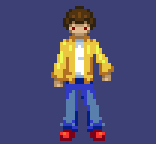
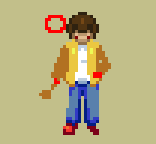
Revision of a layered 156px x 144px image; what changed, layer by layer:
added layer "Layer 3 copy" above "Layer 3" over (x1=45, y1=15, x2=66, y2=33)
added layer "Layer 4 copy" above "Layer 4" over (x1=39, y1=12, x2=111, y2=135)
hid "Layer 1 copy 4" over (x1=51, y1=6, x2=114, y2=141)
painted on "Layer 2" over (x1=0, y1=0, x2=156, y2=144)
